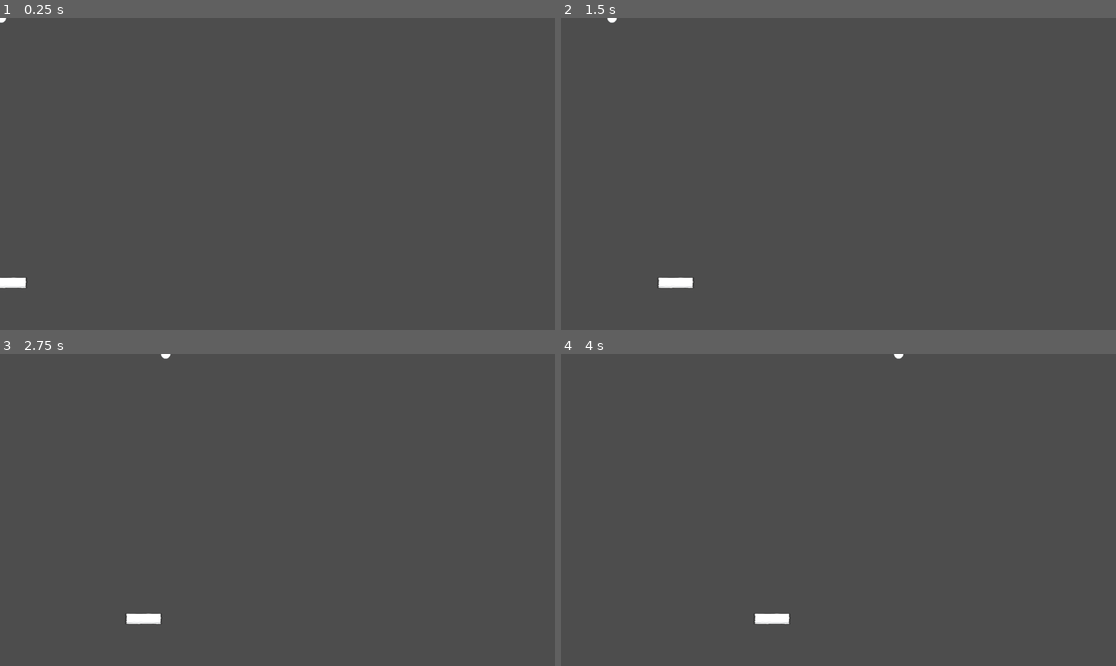
Above: before the commit, frames 1-4 (two rows, left to right).
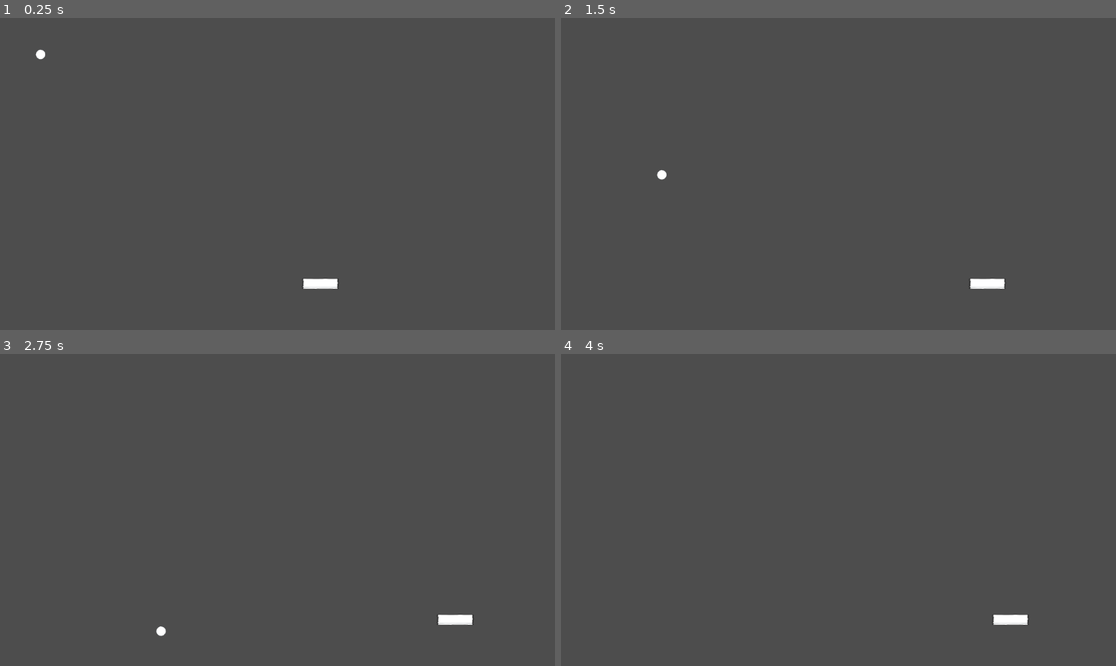
Above: after the commit, the same moments.

Repository: Aaron-Signer/brick-blast
Game: Godot game, scene res://scenes/game/game.tscn
Same seed, same stepped clock (60 frames per second), same inputs: the game is played once before the commit and once after it.
Inputs:
- Up to frame 1 (0.25 s): no input
- Up to frame 2 (1.5 s): hold D (right) 0.53-1.28 s; hold A (left) from 1.28 s (still down)
- Up to frame 3 (2.75 s): release A (left) at 2.03 s; hold D (right) from 2.03 s (still down)
- Up to frame 4 (4 s): release D (right) at 3.53 s; hold A (left) from 3.53 s (still down)

The runs differ from the first frame. In frame 1, 0.4% of the frame differs, in the area x 0-62%, y 0-88%; in frame 2, 0.5%, in the area x 8-81%, y 0-88%; in frame 3, 0.5%; in frame 4, 0.4%.

Commit message:
Ball now moves at a constant rate and bounces off player and walls

Diff:
--- a/scenes/game/game.tscn
+++ b/scenes/game/game.tscn
@@ -1,8 +1,13 @@
-[gd_scene load_steps=5 format=3 uid="uid://dgxsb7pl24rlf"]
+[gd_scene load_steps=7 format=3 uid="uid://dgxsb7pl24rlf"]
 
+[ext_resource type="PackedScene" uid="uid://3f616s281vwv" path="res://scenes/wall/wall.tscn" id="1_6ni6d"]
 [ext_resource type="PackedScene" uid="uid://dwmsu873ia7o8" path="res://scenes/character/character.tscn" id="1_dqcfi"]
 [ext_resource type="Script" path="res://scenes/game/rigid_body_2d.gd" id="2_fltli"]
 [ext_resource type="Texture2D" uid="uid://uspalbwla7yj" path="res://assets/art/effect_blastLarge.png" id="2_jmvqu"]
+
+[sub_resource type="PhysicsMaterial" id="PhysicsMaterial_8dyf0"]
+friction = 0.0
+bounce = 1.0
 
 [sub_resource type="CircleShape2D" id="CircleShape2D_pxbaa"]
 radius = 10.198
@@ -10,16 +15,31 @@
 [node name="Game" type="Node2D"]
 
 [node name="Character" parent="." instance=ExtResource("1_dqcfi")]
-position = Vector2(18, 550)
+position = Vector2(665, 552)
 
 [node name="RigidBody2D" type="RigidBody2D" parent="."]
+physics_material_override = SubResource("PhysicsMaterial_8dyf0")
 script = ExtResource("2_fltli")
 
 [node name="Sprite2D" type="Sprite2D" parent="RigidBody2D"]
+position = Vector2(61, 29)
 scale = Vector2(0.32, 0.32)
 texture = ExtResource("2_jmvqu")
 
 [node name="CollisionShape2D" type="CollisionShape2D" parent="RigidBody2D"]
+position = Vector2(61, 29)
 shape = SubResource("CircleShape2D_pxbaa")
 
+[node name="Wall" parent="." instance=ExtResource("1_6ni6d")]
+position = Vector2(561, -10)
+scale = Vector2(1.29, 1)
+
+[node name="Wall2" parent="." instance=ExtResource("1_6ni6d")]
+position = Vector2(-10, 309)
+rotation = 1.5708
+
+[node name="Wall3" parent="." instance=ExtResource("1_6ni6d")]
+position = Vector2(1162, 310)
+rotation = 1.5708
+
 [connection signal="body_entered" from="RigidBody2D" to="RigidBody2D" method="_on_body_entered"]
--- a/scenes/game/rigid_body_2d.gd
+++ b/scenes/game/rigid_body_2d.gd
@@ -6,20 +6,23 @@
 func _ready():
 	contact_monitor = true
 	max_contacts_reported = 10
+	linear_damp_mode = 1
+	linear_damp = 0
 	gravity_scale = 0
+	#custom_integrator = true
 	#apply_central_impulse(Vector2(100,0))
-	add_constant_central_force(Vector2(100,0))
+	apply_central_impulse(Vector2(100,200))
 
 
 # Called every frame. 'delta' is the elapsed time since the previous frame.
 func _process(delta):
 	pass
 
-func _physics_process(delta):
-	pass
+#func _physics_process(delta):
+	#
 
+#func _integrate_forces(state: PhysicsDirectBodyState2D):
+	#state.add_constant_central_force(Vector2(100,0))
 
-
-func _on_body_entered(body):
-	print("here", linear_velocity.x)
-	linear_velocity.y = -1*linear_velocity.y
+#func _on_body_entered(body):
+	#apply_central_force(Vector2(0, -400))
--- /dev/null
+++ b/scenes/wall/wall.tscn
@@ -0,0 +1,9 @@
+[gd_scene load_steps=2 format=3 uid="uid://3f616s281vwv"]
+
+[sub_resource type="RectangleShape2D" id="RectangleShape2D_ifdas"]
+
+[node name="Wall" type="StaticBody2D"]
+
+[node name="CollisionShape2D" type="CollisionShape2D" parent="."]
+scale = Vector2(50.37, 1)
+shape = SubResource("RectangleShape2D_ifdas")
